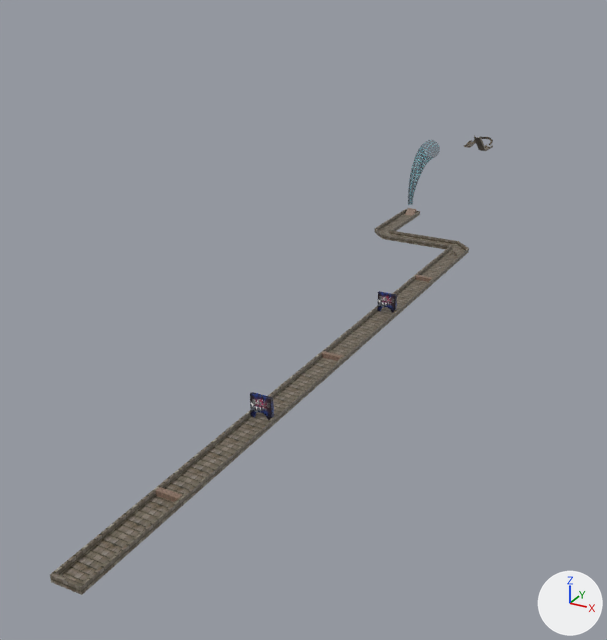
The Blender file blender/chase.blend as it was, and as the next commit left it.
One viewpoint serves both versions: a 50 mm lens placed at (482.0, -1504.0, 328.0), pointed at (20.0, -664.0, -92.0). Lighting does not change. The marker at lower right points along +X, +Y and +Z.

In view in the first picture: 'Billboard1-col', 'Billboard2-col', 'Cube-col.001', 'Cube-col.003', 'Cube-col.004', 'Funnel-col', 'Platform3-col'.
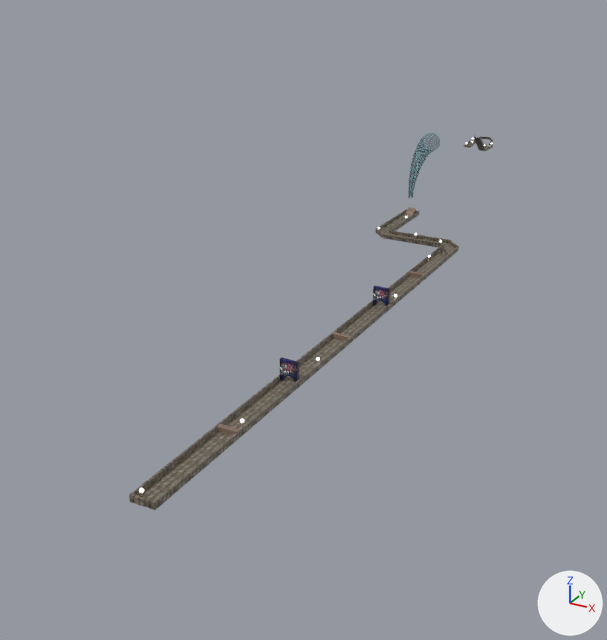
Location of each change, [x1, y1, x2, y2] in pixels of the pictures (607 x 640 px; the box of a moved part takes in the faces that stretch with it):
'Platform3-col', reshaped, moved, rescaled (21% narrower, 22% shorter)
    before: [50, 209, 469, 595]
    after: [129, 209, 459, 510]
'Funnel-col', moved
    before: [408, 140, 440, 205]
    after: [408, 133, 440, 198]
'Billboard2-col', moved, rescaled (20% narrower, 10% shorter)
    before: [250, 392, 274, 421]
    after: [280, 357, 299, 383]
'Billboard1-col', moved, rescaled (14% narrower, 9% shorter)
    before: [377, 291, 397, 313]
    after: [373, 286, 390, 306]
'Cube-col.004', moved
    before: [155, 487, 182, 502]
    after: [217, 424, 239, 435]
'Cube-col.003', moved
    before: [322, 351, 343, 361]
    after: [332, 332, 350, 341]
'Cube-col.001', moved
    before: [415, 275, 432, 282]
    after: [409, 271, 424, 278]
part 1 of me_plane_002, moved or reshaped
    before: [50, 248, 469, 595]
    after: [129, 246, 459, 510]
part 3 of me_cube_003, moved or reshaped
    before: [250, 392, 274, 421]
    after: [280, 286, 390, 383]

Diff of the bpy script that builds the scene:
```diff
--- a/blender/chase.blend.py
+++ b/blender/chase.blend.py
@@ me_plane_002 @@
 # used by ob_platform3_col; location = (0.0, -118.0, -35.0)
-me_plane_002.from_pydata(...)  # 44 vertices, 40 faces, 2 loose edges; spans x 17.0..163.0, y -1092.0..-220.0, z -4.0..2.0
+me_plane_002.from_pydata(...)  # 44 vertices, 40 faces, 2 loose edges; spans x 17.0..163.0, y -1001.0..-220.0, z -4.0..2.0
+# me_plane_002 part 1: all 10 vertices in x 138.0..163.0, y -1092.0..-1089.0, z -4.0..2.0 are scaled about their middle by (1, 0.881, 1), then moved by (0.0, 47.0, 0.0)
 me_plane_002.materials.append(mat_material_003)
@@ me_cylinder_001 @@
 me_cylinder_001.from_pydata(...)  # 2172 vertices, 2048 faces, 126 loose edges; spans x 25.2..44.6, y -297.7..-244.6, z 25.0..83.3
 # used by ob_funnel_col; location = (-17.0, 79.0, -58.0); rotation_euler = (0.0, 0.0, -0.00838), in degrees (0, 0, -0.5); scale = (1.45, 1.45, 1.45)
+# me_cylinder_001 part 2: the whole mesh is moved by (-35.0, 279.1, -57.4)
 me_cylinder_001.materials.append(mat_material_002)
@@ me_cube_003 @@
 me_cube_003.from_pydata(...)  # 38 vertices, 21 faces; spans x 139.6..160.6, y -525.6..-522.2, z -2.4..21.3
 # used by ob_billboard2_col; location = (0.0, -450.0, -36.0)
+# me_cube_003 part 3: the whole mesh is moved by (-150.1, 523.9, -4.2)
 me_cube_003.materials.append(mat_billboard_002)
@@ ob_platform3_col @@
 ob_platform3_col = bpy.data.objects.new('Platform3-col', me_plane_002)
-ob_platform3_col.location = (0.0, -118.0, -35.0)
+ob_platform3_col.location = (4.0, -118.0, -35.0)
+ob_platform3_col.scale = (0.892, 1.0, 1.0)
@@ ob_funnel_col @@
 ob_funnel_col = bpy.data.objects.new('Funnel-col', me_cylinder_001)
-ob_funnel_col.location = (-17.0, 79.0, -58.0)
+ob_funnel_col.location = (31.0, -326.0, 36.0)
 ob_funnel_col.rotation_euler = (0.0, 0.0, -0.00838)  # degrees (0, 0, -0.5)
@@ ob_cube_col_001 @@
 ob_cube_col_001 = bpy.data.objects.new('Cube-col.001', me_cube_007)
-ob_cube_col_001.location = (151.0, -604.0, -35.0)
+ob_cube_col_001.location = (137.0, -591.0, -35.0)
@@ ob_cube_col_003 @@
 ob_cube_col_003 = bpy.data.objects.new('Cube-col.003', me_cube_009)
-ob_cube_col_003.location = (151.0, -847.0, -35.0)
+ob_cube_col_003.location = (137.0, -797.0, -35.0)
@@ ob_cube_col_004 @@
 ob_cube_col_004 = bpy.data.objects.new('Cube-col.004', me_cube_010)
-ob_cube_col_004.location = (151.0, -1108.0, -35.0)
+ob_cube_col_004.location = (137.0, -1007.0, -35.0)
@@ ob_billboard1_col @@
 ob_billboard1_col = bpy.data.objects.new('Billboard1-col', me_cube_001)
-ob_billboard1_col.location = (0.0, -187.0, -36.0)
+ob_billboard1_col.location = (137.0, -697.0, -32.0)
+ob_billboard1_col.scale = (0.892, 1.0, 1.0)
@@ ob_billboard2_col @@
 ob_billboard2_col = bpy.data.objects.new('Billboard2-col', me_cube_003)
-ob_billboard2_col.location = (0.0, -450.0, -36.0)
+ob_billboard2_col.location = (137.0, -905.0, -32.0)
+ob_billboard2_col.scale = (0.892, 1.0, 1.0)
```
